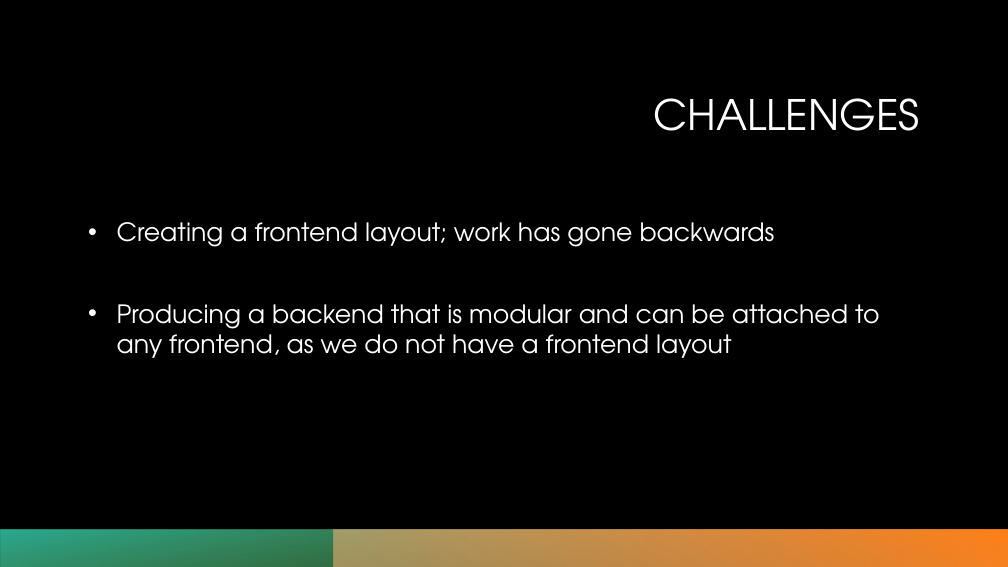
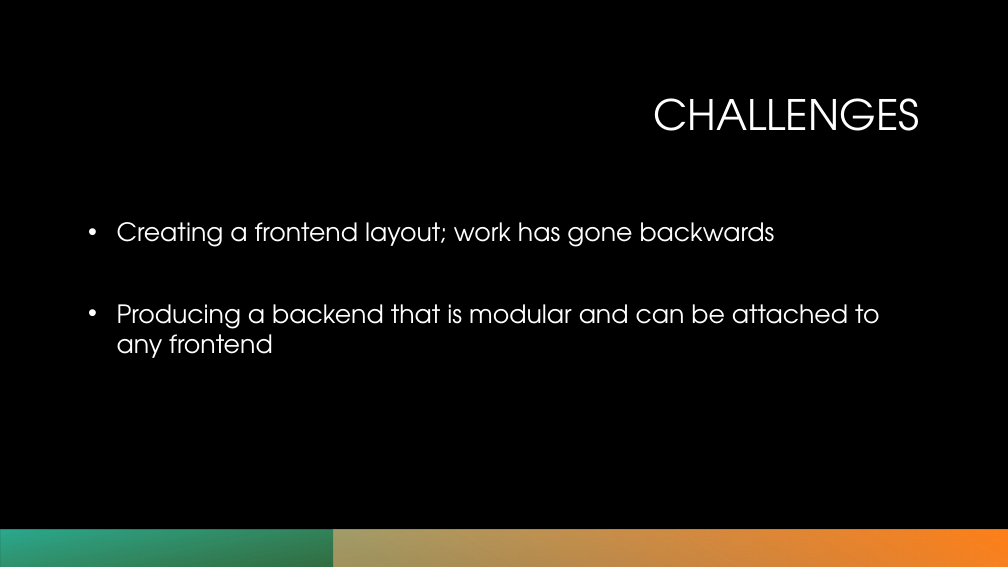
Before and after one commit to cart7982/CaravanSeraiCS360, a slide deck: slide 7 of OpenPlazaCS360Lab/Presentations/OpenPlaza - Phase 2.pptx. Drawn at 1008x567 pixels with LibreOffice and Linux fonts; fonts in the diff are those of the drawing; background and template pictures are left out. Boxes give left, top, right and bottom in pixels: in the first picture for what was removed or moved away, otherwise in the second. Text is boxed around its words. In the diff, an @@ line names an element or a change of style, - is before the commit and + after.

```diff
--- a/OpenPlazaCS360Lab/Presentations/OpenPlaza - Phase 2.pptx
+++ b/OpenPlazaCS360Lab/Presentations/OpenPlaza - Phase 2.pptx
@@ text at (117,304,879,358): text changed @@
-• Producing a backend that is modular and can be attached to any frontend, as we do not have a frontend layout
+• Producing a backend that is modular and can be attached to any frontend
```
Also in this commit, not shown: 2 other slides changed, 1 other file.
